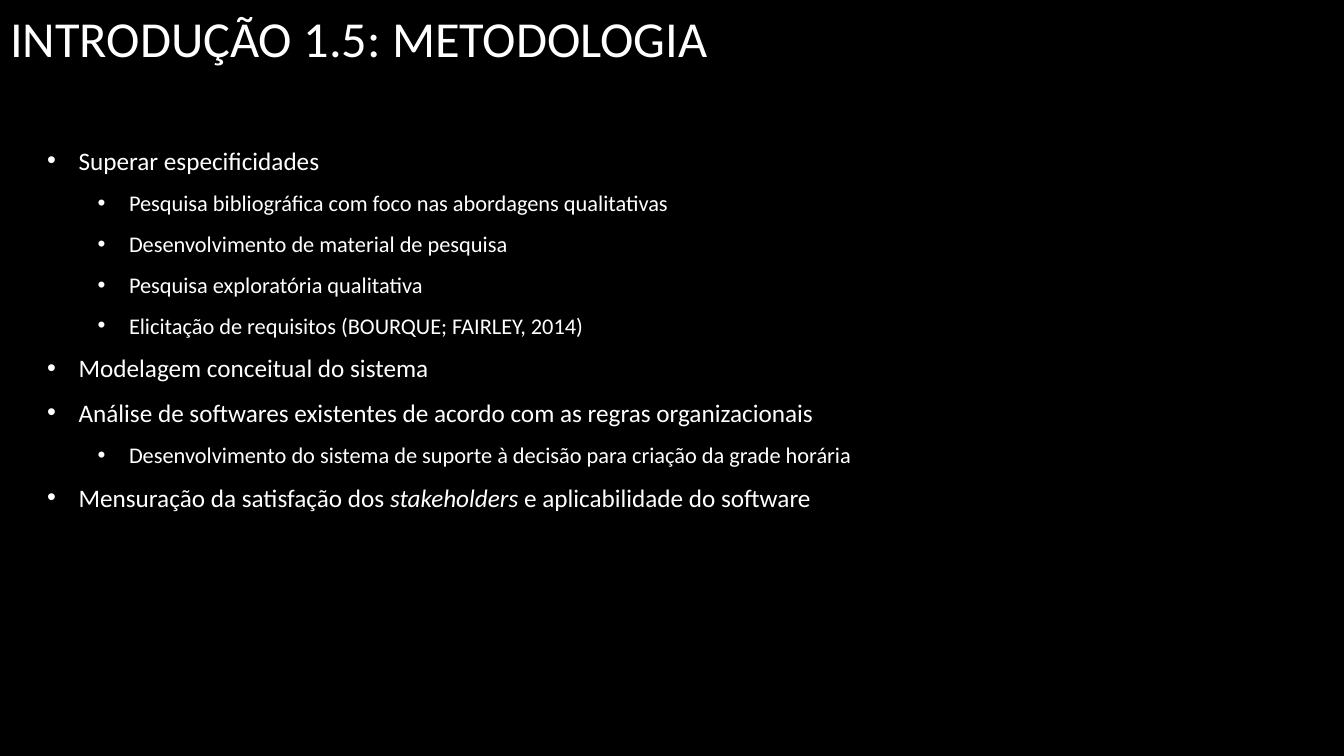
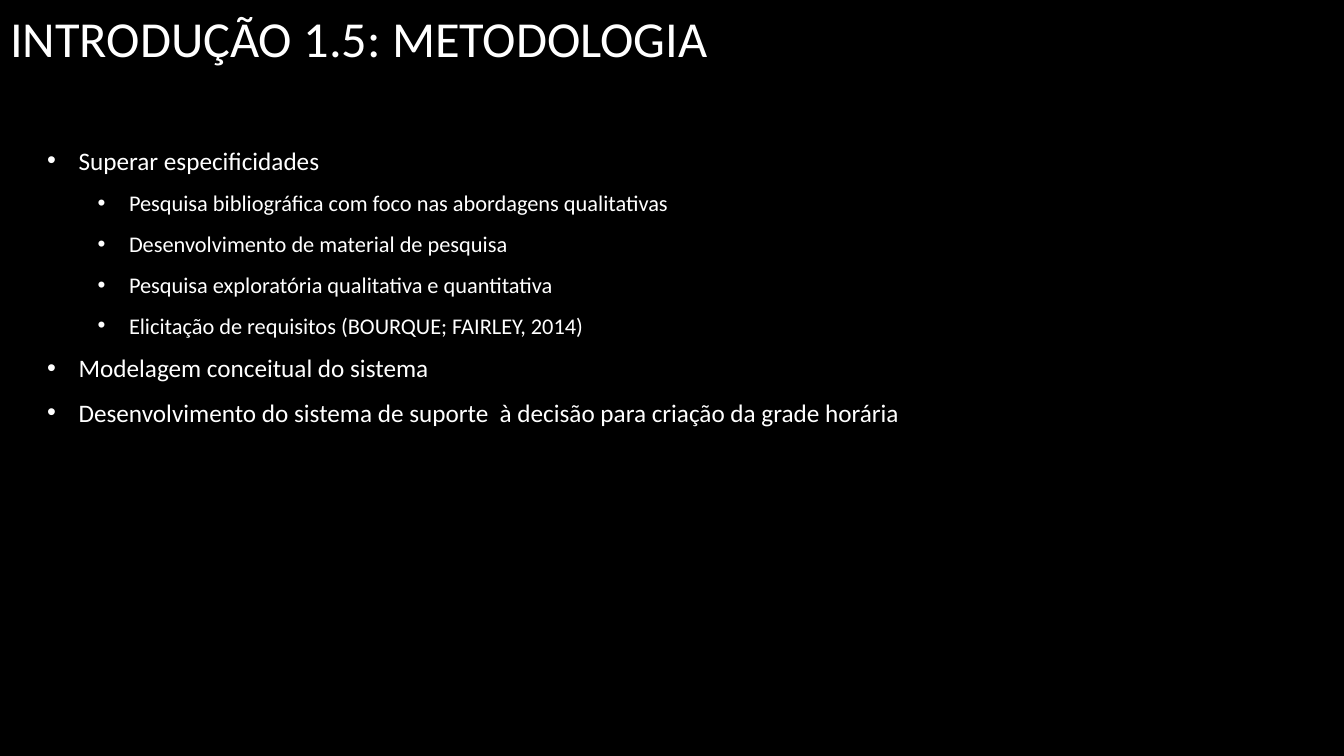
Before and after one commit to UENF-Organizacao-de-Disciplinas/INF01131-Monografia, a slide deck: slide 6 of Files/Apresentações/Apresentação Final.pptx (slide 7 before the commit). Drawn at 1344x756 pixels with LibreOffice and Linux fonts; fonts in the diff are those of the drawing; background and template pictures are left out. Boxes give left, top, right and bottom in pixels: in the first picture for what was removed or moved away, otherwise in the second. Text is boxed around its words. In the diff, an @@ line names an element or a change of style, - is before the commit and + after.

```diff
--- a/Files/Apresentações/Apresentação Final.pptx
+++ b/Files/Apresentações/Apresentação Final.pptx
@@ text at box(129, 277, 553, 297): text changed @@
-  • Pesquisa exploratória qualitativa
+  • Pesquisa exploratória qualitativa e quantitativa
@@ text at box(79, 404, 812, 427): paragraph removed @@
-• Análise de softwares existentes de acordo com as regras organizacionais
@@ text at box(79, 404, 898, 427): size 16 to 18 pt in "Desenvolvimento do sistema de suporte à decisão ..."; list level 2 to 1 in "Desenvolvimento do sistema de suporte ..." @@
@@ text at box(79, 489, 810, 512): paragraph removed @@
-• Mensuração da satisfação dos stakeholders e aplicabilidade do software
```
Also in this commit, not shown: 8 other slides changed, 6 slides added, 4 slides removed.
